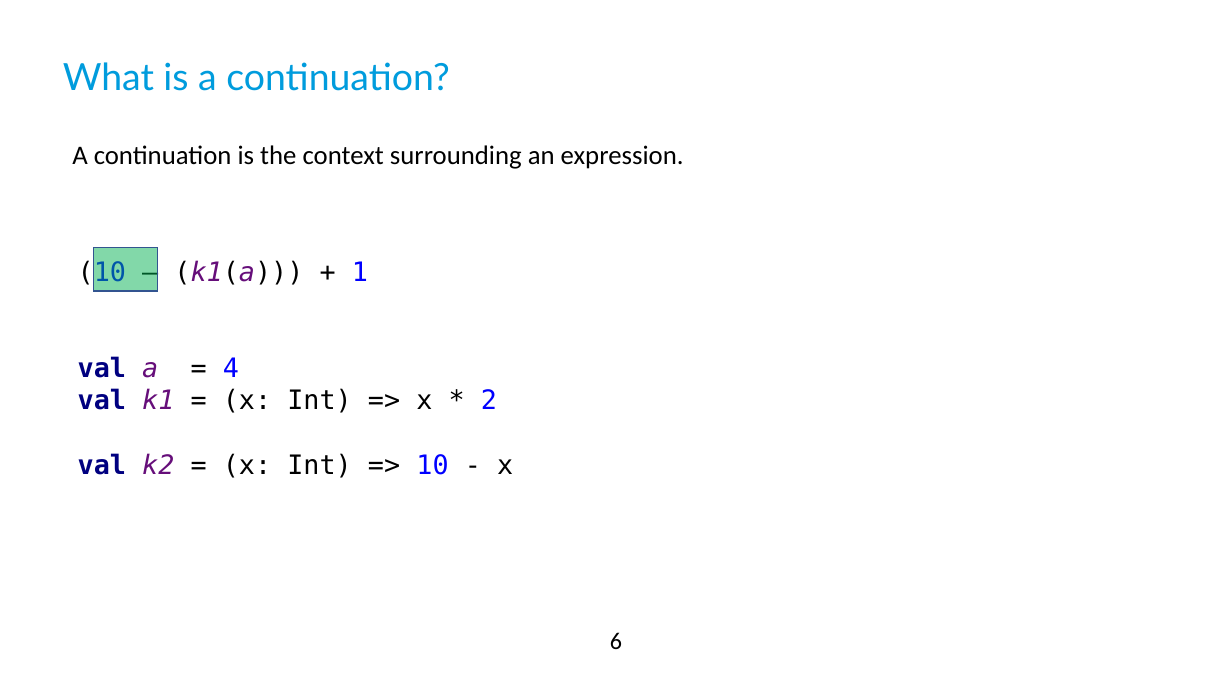
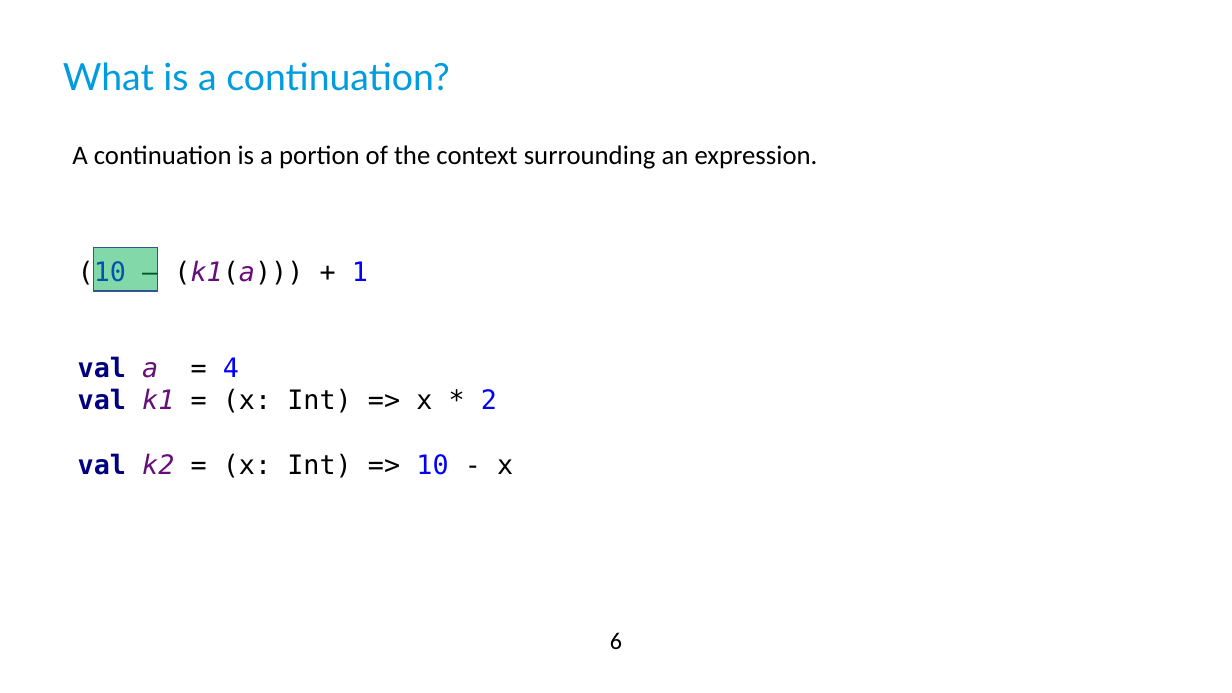
Before and after one commit to qqupp/continuations-playground, a slide deck: slide 6 of docs/diy-continuations.pptx. Drawn at 1232x693 pixels with LibreOffice and Linux fonts; fonts in the diff are those of the drawing; background and template pictures are left out. Boxes give left, top, right and bottom in pixels: in the first picture for what was removed or moved away, otherwise in the second. Text is boxed around its words. In the diff, an @@ line names an element or a change of style, - is before the commit and + after.

```diff
--- a/docs/diy-continuations.pptx
+++ b/docs/diy-continuations.pptx
@@ text at bbox=[72, 145, 818, 169]: text changed @@
-A continuation is the context surrounding an expression.
+A continuation is a portion of the context surrounding an expression.
```
Also in this commit, not shown: 4 other slides changed, 8 slides added, 3 other files.
